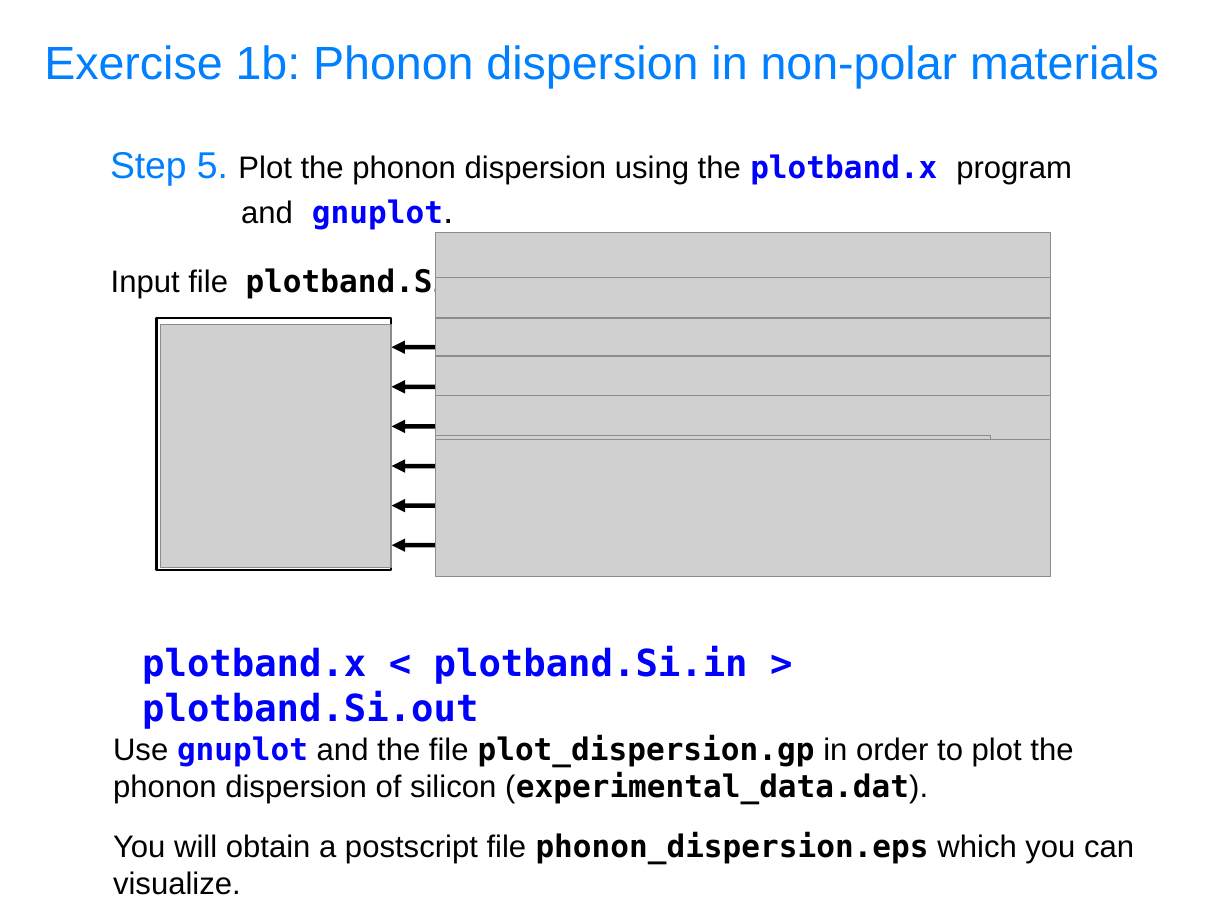
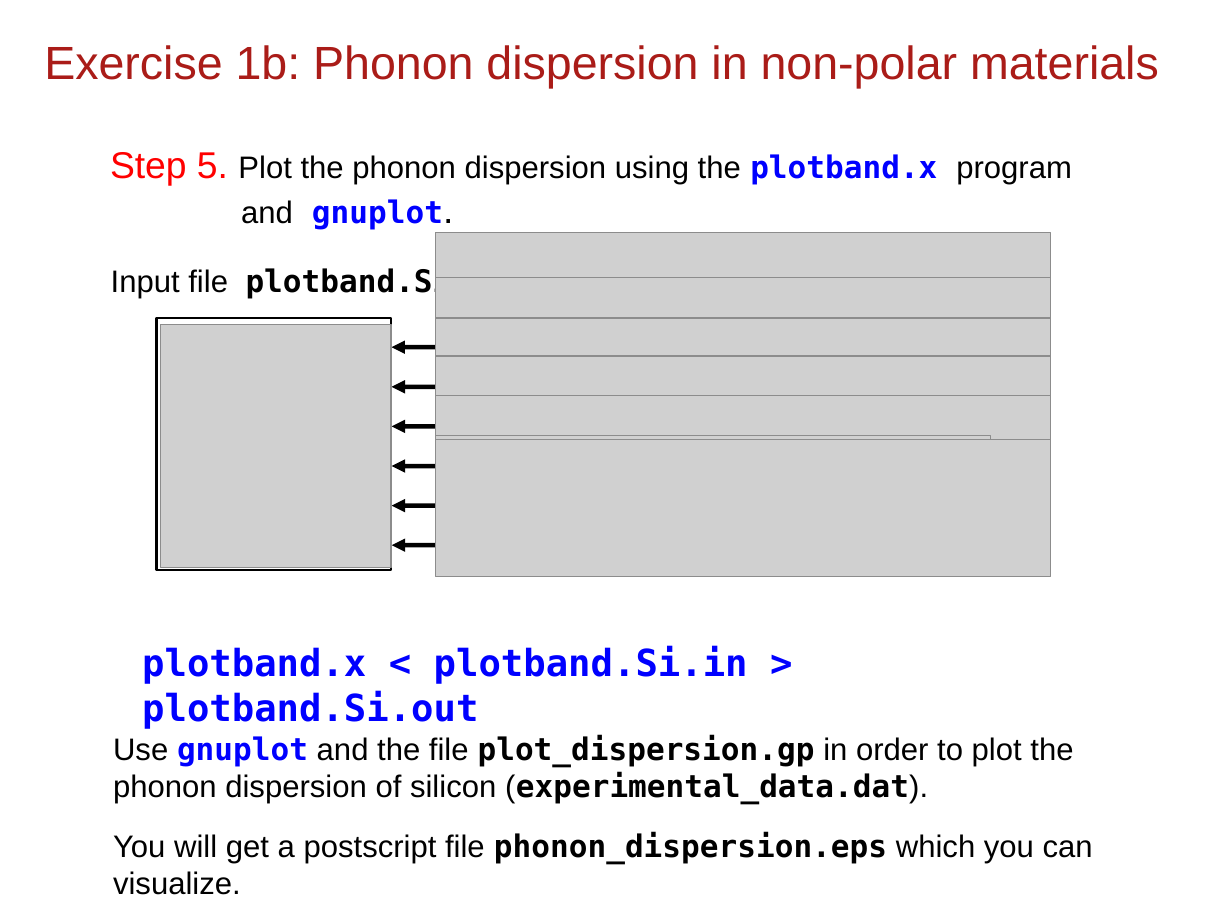
Before and after one commit to thepranab/materials-for-max-qe2021-online-school, a slide deck: slide 25 of slides.sources/handson-day5.odp. Drawn at 1232x924 pixels with LibreOffice and Linux fonts; fonts in the diff are those of the drawing; grey boxes stand for pictures. Boxes give left, top, right and bottom in pixels: in the first picture for what was removed or moved away, otherwise in the second. Text is boxed around its words. In the diff, an @@ line names an element or a change of style, - is before the commit and + after.

```diff
--- a/slides.sources/handson-day5.odp
+++ b/slides.sources/handson-day5.odp
@@ title "Exercise 1b: Phonon dispersion in ..." at (x1=44, y1=45, x2=1159, y2=89): text colour #007FFF to #AA1C18 @@
@@ text "Step 5. Plot the phonon ..." at (x1=110, y1=152, x2=1072, y2=230): text colour #007FFF to #FF0000 in "Step 5." @@
@@ text at (x1=113, y1=831, x2=1093, y2=895): text changed @@
-You will obtain a postscript file phonon_dispersion.eps which you can visualize.
+You will get a postscript file phonon_dispersion.eps which you can visualize.
```
Also in this commit, not shown: 43 other slides changed, 3 slides added, 1 slide removed, 3 other files.
